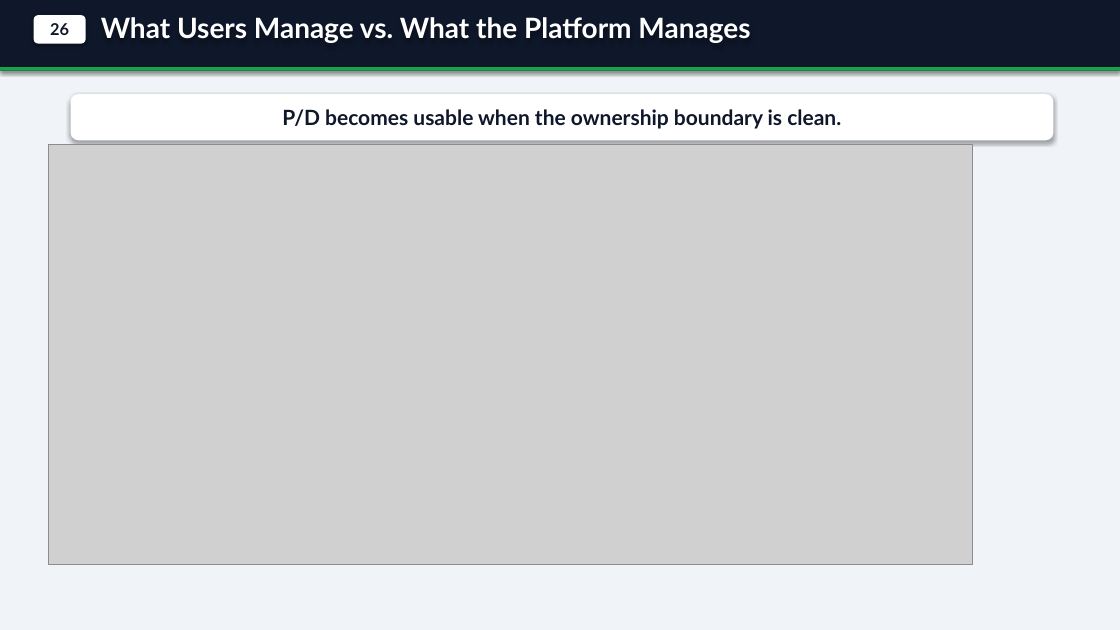
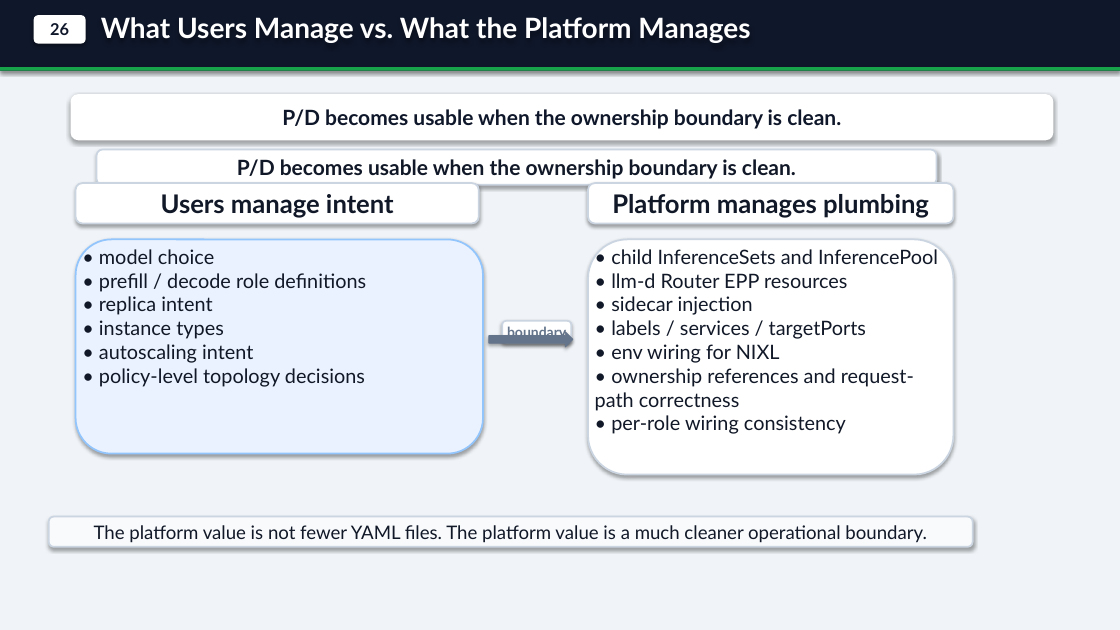
Before and after one commit to andyzhangx/demo, a slide deck: slide 11 of llm/kaito-llm-d-pd-slides.pptx. Drawn at 1120x630 pixels with LibreOffice and Linux fonts; fonts in the diff are those of the drawing; grey boxes stand for pictures. Boxes give left, top, right and bottom in pixels: in the first picture for what was removed or moved away, otherwise in the second. Text is boxed around its words. In the diff, an @@ line names an element or a change of style, - is before the commit and + after.

```diff
--- a/llm/kaito-llm-d-pd-slides.pptx
+++ b/llm/kaito-llm-d-pd-slides.pptx
@@ picture removed at [49,145,973,565] @@
@@ rounded rectangle added at [97,150,937,185], fill #FFFFFF, outline #CBD5E1 1.5 pt, 18 pt, text #111827, bold @@
+P/D becomes usable when the ownership boundary is clean.
@@ rounded rectangle added at [76,183,479,223], fill #FFFFFF, outline #CBD5E1 1.5 pt, 22 pt, text #111827, bold @@
+Users manage intent
@@ rounded rectangle added at [588,183,954,223], fill #FFFFFF, outline #CBD5E1 1.5 pt, 22 pt, text #111827, bold @@
+Platform manages plumbing
@@ rounded rectangle added at [76,239,483,454], fill #EAF2FF, outline #93C5FD 1.5 pt @@
@@ rounded rectangle added at [588,239,954,475], fill #FFFFFF, outline #CBD5E1 1.5 pt @@
@@ text added at [99,249,366,387], 17 pt, text #111827 @@
+• model choice
+• prefill / decode role definitions
+• replica intent
+• instance types
+• autoscaling intent
+• policy-level topology decisions
@@ text added at [595,247,938,434], 17 pt, text #111827 @@
+• child InferenceSets and InferencePool
+• llm-d Router EPP resources
+• sidecar injection
+• labels / services / targetPorts
+• env wiring for NIXL
+• ownership references and request-path correctness
+• per-role wiring consistency
@@ rounded rectangle added at [502,321,571,343], fill #FFFFFF, outline #CBD5E1 1.5 pt, 12 pt, text #64748B, bold @@
+boundary
@@ right arrow added at [489,332,573,347], fill #64748B, outline #64748B 0.75 pt @@
@@ rounded rectangle added at [49,517,973,547], fill #F8FAFC, outline #CBD5E1 1.5 pt, 16 pt, text #111827 @@
+The platform value is not fewer YAML files. The platform value is a much cleaner operational boundary.
```
Also in this commit, not shown: 7 other slides changed.
